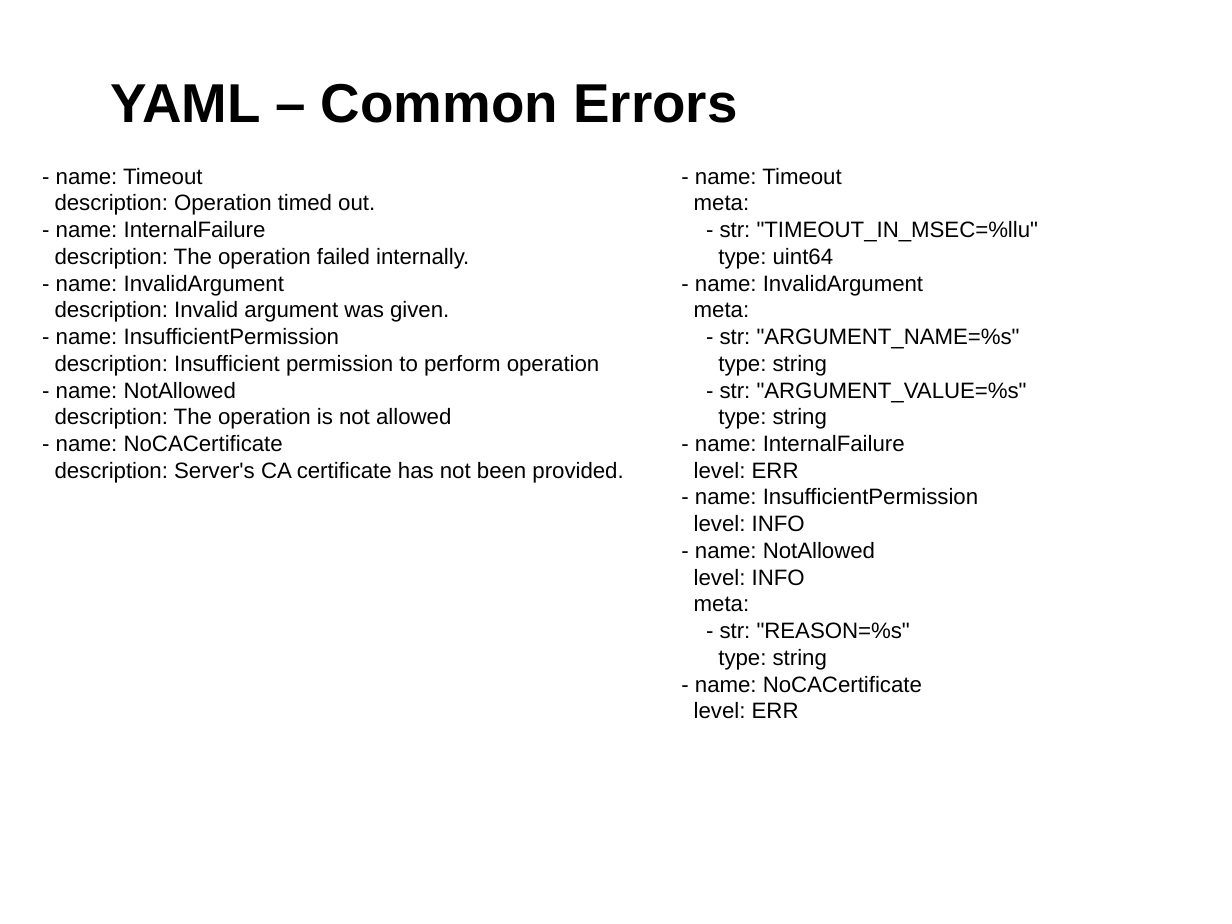
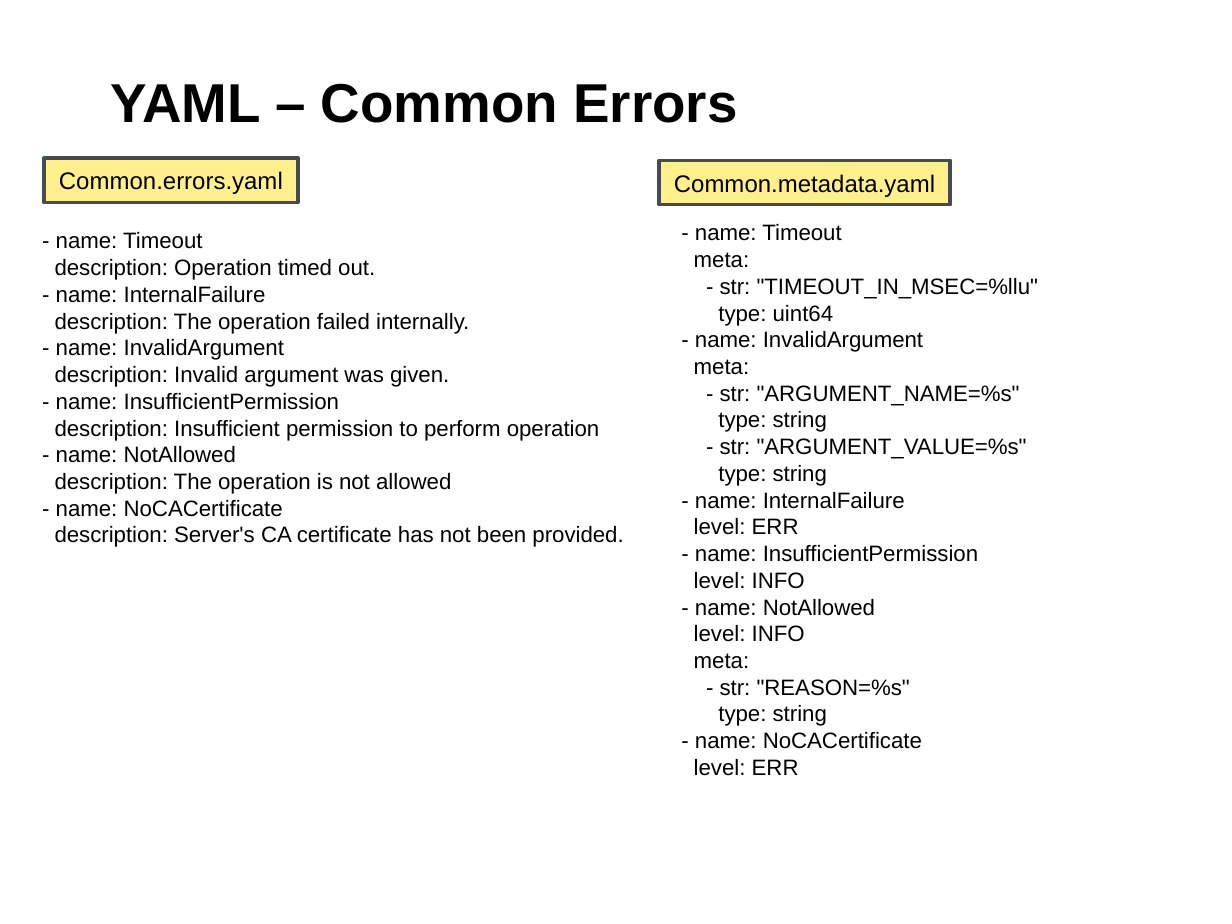
Before and after one commit to chesterlintw/conf-docs, a slide deck: slide 21 of suse-lab-conf/2019/proceeding/openbmc.odp. Drawn at 1232x924 pixels with LibreOffice and Linux fonts; fonts in the diff are those of the drawing; background and template pictures are left out. Boxes give left, top, right and bottom in pixels: in the first picture for what was removed or moved away, otherwise in the second. Text is boxed around its words. In the diff, an @@ line names an element or a change of style, - is before the commit and + after.

```diff
--- a/suse-lab-conf/2019/proceeding/openbmc.odp
+++ b/suse-lab-conf/2019/proceeding/openbmc.odp
@@ rectangle added at bbox=[44, 159, 298, 203], fill #FFEF8D, outline #454C51 2.15 pt, 14 pt, text #000000 @@
+Common.errors.yaml
@@ rectangle added at bbox=[659, 160, 950, 205], fill #FFEF8D, outline #454C51 2.15 pt, 14 pt, text #000000 @@
+Common.metadata.yaml
@@ text "- name: Timeout": place and size @@
-text "- name: Timeout" at bbox=[55, 168, 623, 483]
+text "- name: Timeout" at bbox=[55, 232, 623, 547]
@@ text "- name: Timeout": place and size @@
-text "- name: Timeout" at bbox=[694, 168, 1039, 719]
+text "- name: Timeout" at bbox=[694, 224, 1039, 776]
```
Also in this commit, not shown: 23 other slides changed, 4 slides added, 8 slides removed.
